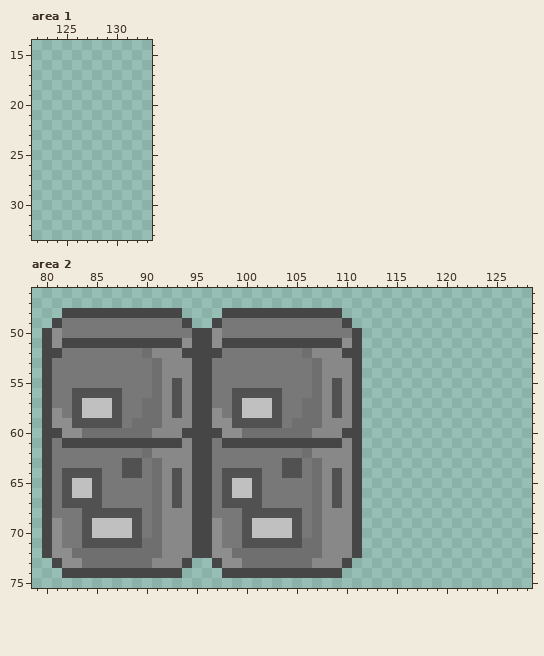
A pixel-art file gets an edit: Assets/Art/Background Art/Kitchen sprite sheet.aseprite. The first picture shows the starting point.
190x176 pixels, 1 frame. Colours within 5 levels of each other are drawn and written as one. Shown: area 1: x 122..133, y 14..33; area 2: x 79..128, y 46..75. The commit also changed other parts of the picture, which this record leaves out.
Now the later version:
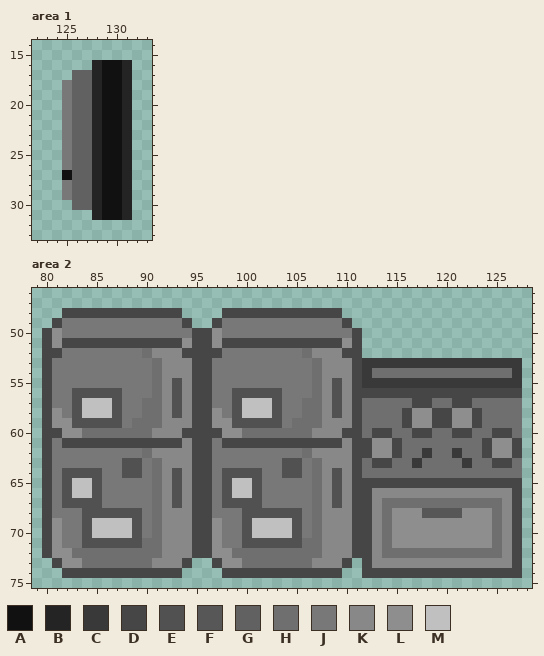
Palette (. is transparent): A #111111  B #242424  C #393939  D #464646  E #515151  F #575757  G #616161  H #6f6f6f  J #787878  K #888888  L #8e8e8e  M #c0c0c0
What changed:
Area 1, layer "Layer 1":
Colour A now appears in rows 16 to 26 at x 129 to 130; in row 27 at x 125 and 129 to 130; in rows 28 to 31 at x 129 to 130.
Colour B now appears in rows 16 to 31 at x 128 and 131.
Colour G now appears in rows 17 to 30 at x 126 to 127.
Colour J now appears in rows 18 to 26 at x 125; in rows 28 to 29 at x 125.
Area 2, layer "Layer 1":
Colour C now appears in row 53 at x 112 to 127; in row 54 at x 112 and 127; in row 55 at x 112 to 127; in row 62 at x 118 and 121; in row 63 at x 117 and 122.
Colour D now appears in row 56 at x 112 to 127; in row 57 at x 117 to 118 and 121 to 122; in rows 58 to 59 at x 116, 119 to 120 and 123; in row 60 at x 113 to 114, 117 to 118, 121 to 122 and 125 to 126; in rows 61 to 62 at x 112, 115, 124 and 127; in row 63 at x 113 to 114 and 125 to 126.
Colour D now appears in row 65 at x 112 to 127; in rows 66 to 73 at x 112 and 127; in row 74 at x 112 to 127.
Colour F now appears in row 68 at x 118 to 121.
Colour H now appears in row 54 at x 113 to 126; in row 57 at x 112 to 116, 119 to 120 and 123 to 127; in rows 58 to 59 at x 112 to 115 and 124 to 127; in row 60 at x 112, 115 to 116, 119 to 120, 123 to 124 and 127; in row 61 at x 116 to 123; in row 62 at x 116 to 117, 119 to 120 and 122 to 123.
Colour H now appears in row 63 at x 112, 115 to 116, 118 to 121, 123 to 124 and 127; in row 64 at x 112 to 127; in row 67 at x 114 to 125; in rows 68 to 71 at x 114 and 125; in row 72 at x 114 to 125.
Colour K now appears in row 66 at x 113 to 126; in rows 67 to 72 at x 113 and 126; in row 73 at x 113 to 126.
Colour L now appears in rows 58 to 59 at x 117 to 118 and 121 to 122; in rows 61 to 62 at x 113 to 114 and 125 to 126; in row 68 at x 115 to 117 and 122 to 124; in rows 69 to 71 at x 115 to 124.
